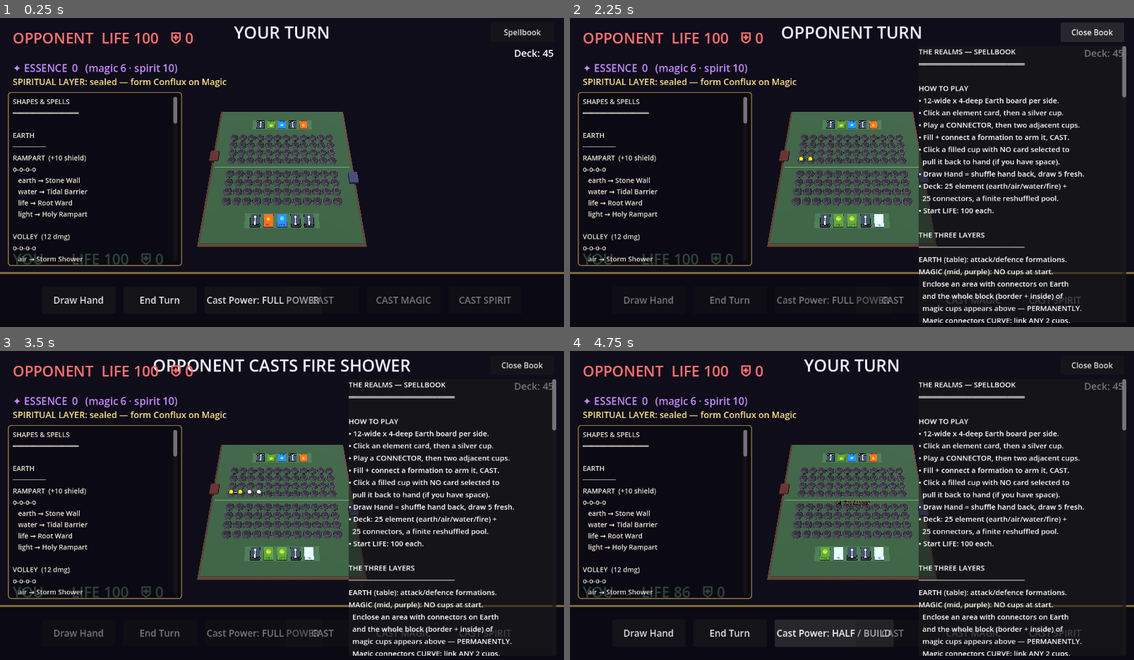
Above: before the commit, frames 1-4 (two rows, left to right).
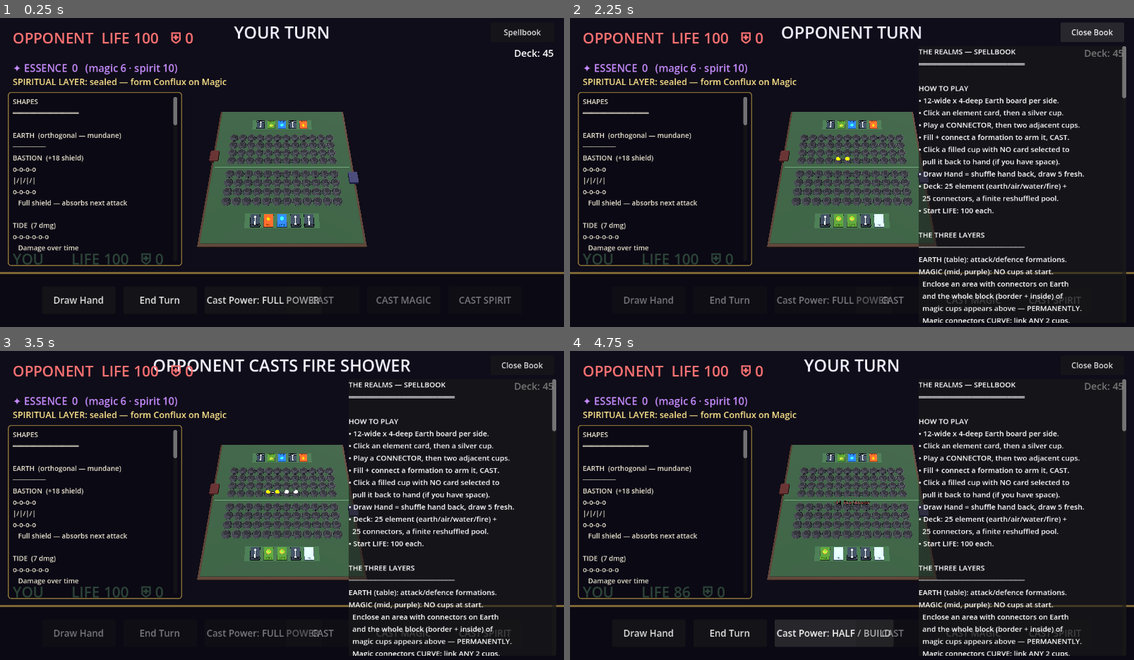
Above: after the commit, the same moments.

Repository: drandyt/the-realms
Game: Godot game, scene res://main.tscn
The game is run twice, just before and just after one commit, with the same random seed, the same clock (stepped at 60 frames per second) and the same inputs.
Inputs (mouse positions are in pixels of both pictures, inside the frame that each line leads up to):
- Up to frame 1 (0.25 s): no input
- Up to frame 2 (2.25 s): click "Draw Hand" at 0.5 s; click "End Turn" at 1.25 s; click "Spellbook" at 2 s
- Up to frame 3 (3.5 s): move the mouse to (406, 490) at 2.77 s; click (406, 490) at 2.92 s
- Up to frame 4 (4.75 s): move the mouse to (739, 520) at 3.52 s; click (739, 520) at 3.67 s; click "Cast Power: FULL POWER" at 4.25 s

The runs differ from the first frame. In frame 1, 1.3% of the frame differs, in the area x 2-32%, y 26-79%; in frame 2, 1.4%; in frame 3, 1.4%, in the area x 2-99%, y 25-79%; in frame 4, 1.4%.

Commit message:
Earth = mundane orthogonal shapes; no diagonals on Earth layer
- Earth connectors restricted to orthogonal adjacency (Manhattan-1);
  diagonals are now Magic-layer-only flavour
- Redesigned all 10 Earth formations as proper 2D orthogonal shapes
  (lines, L, T, blocks) spanning the 12x4 grid's rows
- AI now builds a real offensive formation from FORMATIONS
- Left panel simplified: shape + name + effect, element/spell
  interactions dropped for now per design direction

Co-Authored-By: Claude Opus 4.7 (1M context) <noreply@anthropic.com>

Diff:
--- a/main.gd
+++ b/main.gd
@@ -35,18 +35,19 @@
 
 # ── Formation definitions ─────────────────────────────────────
 # slots: which player slot indices must ALL be filled + connected
+# Earth shapes are MUNDANE and ORTHOGONAL only (no diagonals — that is
+# Magic's domain). idx = row*COLS + col, rows 0..3, built centre-board.
 const FORMATIONS: Array[Dictionary] = [
-	{ "name": "Rampart",  "slots": [4,5,6,7],     "effect": "Block incoming damage this round" },
-	{ "name": "Volley",   "slots": [0,1,2,3],     "effect": "Strike all enemy front slots" },
-	{ "name": "Arrow",    "slots": [4,7,1,2],     "effect": "Focus strike — bonus vs unshielded" },
-	{ "name": "Wedge",    "slots": [0,3,5,6],     "effect": "Flanking — bypasses shield edge" },
-	{ "name": "Lance",    "slots": [1,5],         "effect": "Pierce — ignores shields" },
-	{ "name": "Lance",    "slots": [2,6],         "effect": "Pierce — ignores shields" },
-	{ "name": "Wings",    "slots": [0,4,3,7],     "effect": "Hit enemy outer slots" },
-	{ "name": "Crucible", "slots": [1,2,5,6],     "effect": "Double merged element power" },
-	{ "name": "Crown",    "slots": [0,3,5,6],     "effect": "Buff all connected slots next turn" },
-	{ "name": "Tide",     "slots": [4,1,6,3],     "effect": "Damage over time" },
-	{ "name": "Bastion",  "slots": [0,4,5,2,3,7], "effect": "Full shield — absorbs next attack" },
+	{ "name": "Bastion",  "slots": [28,29,30,31,40,41,42,43], "effect": "Full shield — absorbs next attack" },
+	{ "name": "Tide",     "slots": [27,28,29,30,31,32],       "effect": "Damage over time" },
+	{ "name": "Crown",    "slots": [16,17,18,19,29,41],       "effect": "Buff all connected slots next turn" },
+	{ "name": "Arrow",    "slots": [5,6,7,18,30,42],          "effect": "Focus strike — bonus vs unshielded" },
+	{ "name": "Wedge",    "slots": [16,28,40,41,42],          "effect": "Flanking — bypasses shield edge" },
+	{ "name": "Crucible", "slots": [29,30,41,42],             "effect": "Double merged element power" },
+	{ "name": "Wings",    "slots": [28,40,33,45],             "effect": "Hit enemy outer slots" },
+	{ "name": "Rampart",  "slots": [40,41,42,43],             "effect": "Block incoming damage this round" },
+	{ "name": "Volley",   "slots": [4,5,6,7],                 "effect": "Strike all enemy front slots" },
+	{ "name": "Lance",    "slots": [6,18,30,42],              "effect": "Pierce — ignores shields" },
 ]
 
 # Spell name = formation + dominant element
@@ -532,18 +533,9 @@
 	return out
 
 
-func _spells_for(fname: String) -> String:
-	var out := ""
-	for key in SPELLS:
-		var parts: PackedStringArray = str(key).split("_")
-		if parts[0] == fname:
-			out += "   %s → %s\n" % [parts[1], SPELLS[key]]
-	return out
-
-
 func _build_shape_list_text() -> String:
-	var s := "SHAPES & SPELLS\n════════════════\n\n"
-	s += "EARTH\n────────\n"
+	var s := "SHAPES\n════════════════\n\n"
+	s += "EARTH  (orthogonal — mundane)\n────────\n"
 	for f in FORMATIONS:
 		var fn: String = f["name"]
 		var dmg: int = FORMATION_BASE_DAMAGE.get(fn, 0)
@@ -551,14 +543,13 @@
 		var tag := ("%d dmg" % dmg) if dmg > 0 else ("+%d shield" % shd) if shd > 0 else "—"
 		s += "%s  (%s)\n" % [fn.to_upper(), tag]
 		s += _shape_grid(f["slots"])
-		s += _spells_for(fn)
-		s += "\n"
-	s += "MAGIC\n────────\n"
+		s += "   %s\n\n" % f["effect"]
+	s += "MAGIC  (diagonals allowed)\n────────\n"
 	for mf in MAGIC_FORMATIONS:
 		s += "%s  (%d dmg)\n" % [str(mf["name"]).to_upper(), int(mf["dmg"])]
 		s += _shape_grid(mf["slots"])
 		s += "   %s\n\n" % mf["effect"]
-	s += "SPIRIT\n────────\n"
+	s += "SPIRIT  (3D — later)\n────────\n"
 	for spf in SPIRIT_FORMATIONS:
 		s += "%s  (%d dmg)\n" % [str(spf["name"]).to_upper(), int(spf["dmg"])]
 		s += _shape_grid(spf["slots"])
@@ -1150,9 +1141,10 @@
 
 
 func _is_adjacent(a: int, b: int) -> bool:
+	# Earth: ORTHOGONAL neighbours only — no diagonals (mundane).
 	if a == b: return false
 	var ra := _slot_rc(a);  var rb := _slot_rc(b)
-	return abs(ra.x - rb.x) <= 1 and abs(ra.y - rb.y) <= 1
+	return abs(ra.x - rb.x) + abs(ra.y - rb.y) == 1
 
 
 func _handle_connector_slot_click(idx: int) -> void:
@@ -1547,9 +1539,12 @@
 	_clear_opponent_board()
 	await get_tree().create_timer(0.4).timeout
 
-	# Pick a target formation to build (mostly offensive)
-	var targets := [[1,2,5,6], [4,7,1,2], [0,1,2,3], [0,3,5,6], [0,4,3,7], [1,5]]
-	var target: Array = targets[randi() % targets.size()]
+	# Pick a real offensive Earth formation to build.
+	var offensive: Array = []
+	for f in FORMATIONS:
+		if FORMATION_BASE_DAMAGE.get(f["name"], 0) > 0:
+			offensive.append(f["slots"])
+	var target: Array = offensive[randi() % offensive.size()]
 
 	for i in target:
 		if opp_slot_contents[i] != null: continue
